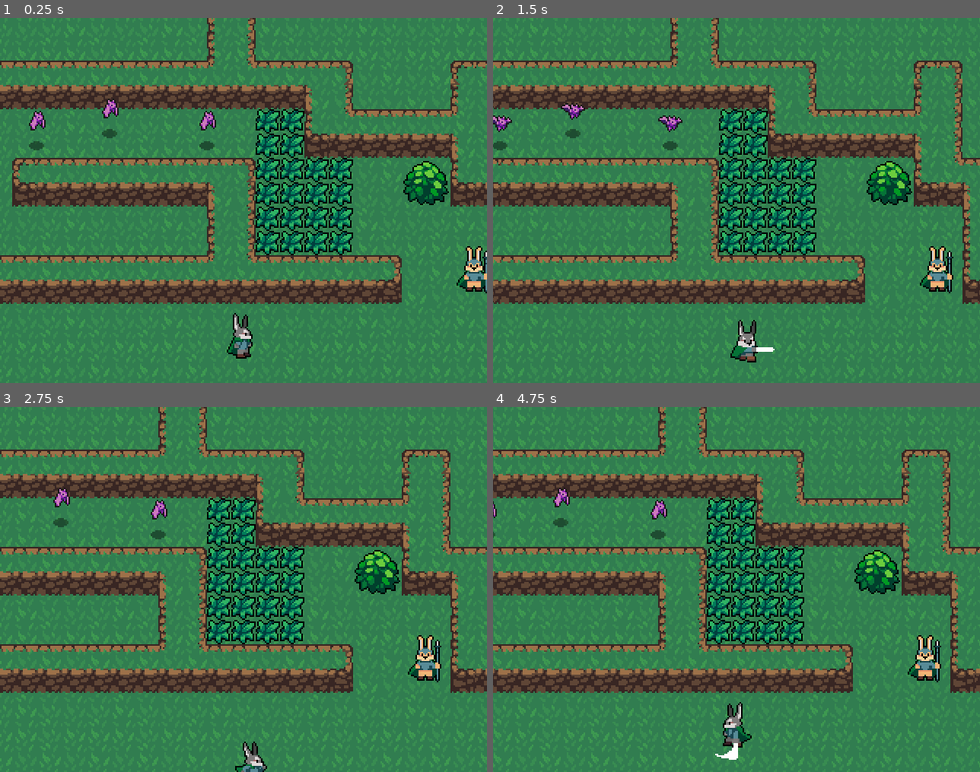
Above: before the commit, frames 1-4 (two rows, left to right).
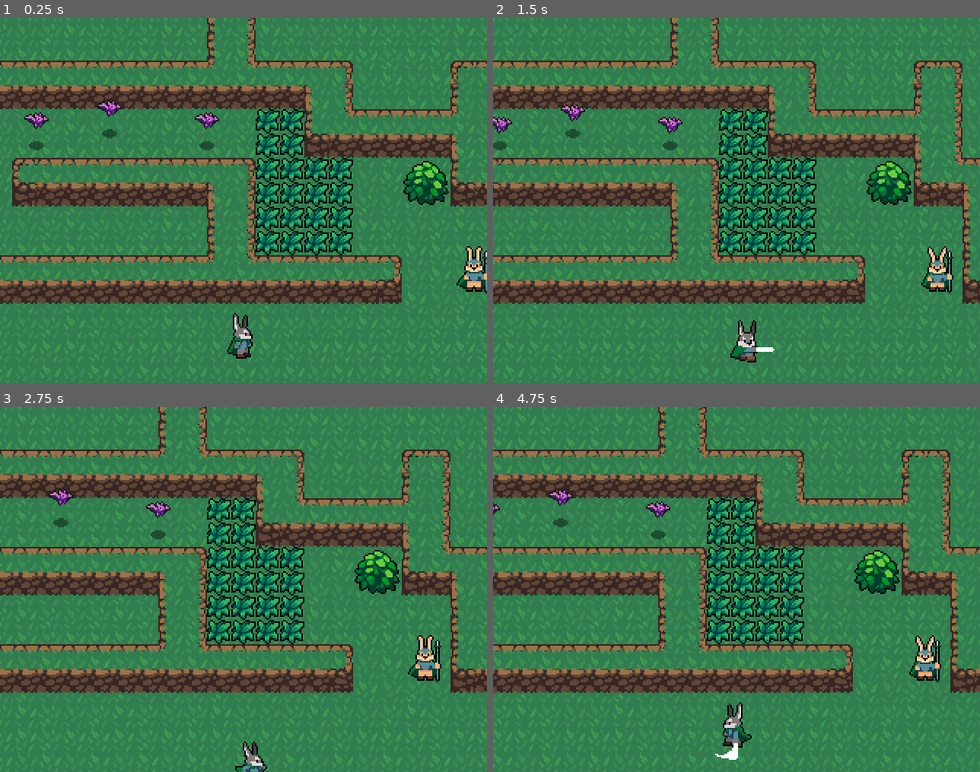
Above: after the commit, the same moments.

Repository: Costo/easter-game
Game: Godot game, scene res://World.tscn
Two runs of this game, one before a commit and one after it. Both use one fixed random seed, a clock stepped at 60 frames per second and the inputs below.
Inputs:
- Up to frame 1 (0.25 s): no input
- Up to frame 2 (1.5 s): hold Right (ui_right) 0.53-1.28 s; tap Space (attack) at 0.6, 1.35 s; hold Down (ui_down) from 1.28 s (still down)
- Up to frame 3 (2.75 s): release Down (ui_down) at 2.03 s; hold Right (ui_right) from 2.03 s (still down); tap Space (attack) at 2.1 s
- Up to frame 4 (4.75 s): release Right (ui_right) at 2.78 s; hold Up (ui_up) 2.78-3.53 s; tap Space (attack) at 2.85, 3.6, 4.35 s; hold Left (ui_left) from 3.53 s (still down)

The runs differ from the first frame. In frame 1, 0.4% of the frame differs, in the area x 5-45%, y 22-31%; in frame 2, 0.6%, in the area x 0-94%, y 23-74%; in frame 3, 0.3%; in frame 4, 0.6%.

Commit message:
Add player hurtbox + death

Diff:
--- a/Enemies/Bat.gd
+++ b/Enemies/Bat.gd
@@ -1,6 +1,10 @@
 extends KinematicBody2D
 
 const EnemyDeathEffect = preload("res://Effects/EnemyDeathEffect.tscn")
+
+export var ACCELERATION = 300
+export var MAX_SPEED = 50
+export(float) var FRICTION = 0.2
 
 enum {
 	IDLE,
@@ -8,9 +12,14 @@
 	CHASE
 }
 
+var knockback = Vector2.ZERO
+var velocity = Vector2.ZERO
+var state = IDLE
+
 onready var stats = $Stats
-var knockback = Vector2.ZERO
-var state = IDLE
+onready var playerDetectionZone = $PlayerDetectionZone
+onready var sprite = $Sprite
+onready var hurtbox = $HurtBox
 
 func _physics_process(delta):
 	knockback = knockback.linear_interpolate(Vector2.ZERO, 0.1)
@@ -18,17 +27,29 @@
 
 	match state:
 		IDLE:
-			pass
+			velocity = velocity.linear_interpolate(Vector2.ZERO, FRICTION)
+			seek_player()
 		WANDER:
 			pass
 		CHASE:
-			pass
+			var player = playerDetectionZone.player
+			if player != null:
+				var direction = (player.global_position - global_position).normalized()
+				velocity = velocity.linear_interpolate(direction * MAX_SPEED, 0.1)
+			else:
+				state = IDLE
+			sprite.flip_h = velocity.x < 0
+	velocity = move_and_slide(velocity)
 
+
+func seek_player():
+	if playerDetectionZone.can_see_player():
+		state = CHASE
 
 func _on_HurtBox_area_entered(area):
 	stats.health -= area.damage
 	knockback = area.knockback_vector * 200
-
+	hurtbox.create_hit_effect()
 
 func _on_Stats_no_health():
 	queue_free()
--- a/Enemies/Bat.tscn
+++ b/Enemies/Bat.tscn
@@ -1,10 +1,12 @@
-[gd_scene load_steps=14 format=2]
+[gd_scene load_steps=18 format=2]
 
 [ext_resource path="res://Enemies/Bat.png" type="Texture" id=1]
 [ext_resource path="res://Shadows/SmallShadow.png" type="Texture" id=2]
 [ext_resource path="res://Enemies/Bat.gd" type="Script" id=3]
 [ext_resource path="res://Hurtboxes + Hitboxes/HurtBox.tscn" type="PackedScene" id=4]
 [ext_resource path="res://Stats.tscn" type="PackedScene" id=5]
+[ext_resource path="res://Enemies/PlayerDetectionZone.tscn" type="PackedScene" id=6]
+[ext_resource path="res://Hurtboxes + Hitboxes/HitBox.tscn" type="PackedScene" id=7]
 
 [sub_resource type="CircleShape2D" id=1]
 radius = 3.86596
@@ -41,6 +43,12 @@
 radius = 7.51066
 height = 3.91386
 
+[sub_resource type="CircleShape2D" id=9]
+radius = 89.7194
+
+[sub_resource type="CircleShape2D" id=10]
+radius = 3.53318
+
 [node name="Bat" type="KinematicBody2D"]
 collision_layer = 16
 collision_mask = 2147483649
@@ -52,7 +60,6 @@
 [node name="Sprite" type="AnimatedSprite" parent="."]
 frames = SubResource( 7 )
 animation = "Fly"
-frame = 4
 playing = true
 offset = Vector2( 0, -12 )
 
@@ -60,14 +67,37 @@
 texture = ExtResource( 2 )
 
 [node name="HurtBox" parent="." instance=ExtResource( 4 )]
+collision_layer = 8
 
 [node name="CollisionShape2D" parent="HurtBox" index="0"]
+visible = false
 position = Vector2( -0.093647, -13.9398 )
 shape = SubResource( 8 )
 
 [node name="Stats" parent="." instance=ExtResource( 5 )]
 max_health = 2
+
+[node name="PlayerDetectionZone" parent="." instance=ExtResource( 6 )]
+
+[node name="CollisionShape2D" parent="PlayerDetectionZone" index="0"]
+visible = false
+modulate = Color( 1, 1, 1, 0.356863 )
+show_behind_parent = true
+light_mask = -2147483647
+shape = SubResource( 9 )
+
+[node name="HitBox" parent="." instance=ExtResource( 7 )]
+collision_mask = 2147483652
+
+[node name="CollisionShape2D" parent="HitBox" index="0"]
+light_mask = -2147483647
+position = Vector2( 0, -14 )
+shape = SubResource( 10 )
 [connection signal="area_entered" from="HurtBox" to="." method="_on_HurtBox_area_entered"]
 [connection signal="no_health" from="Stats" to="." method="_on_Stats_no_health"]
 
 [editable path="HurtBox"]
+
+[editable path="PlayerDetectionZone"]
+
+[editable path="HitBox"]
--- a/Enemies/Guard.tscn
+++ b/Enemies/Guard.tscn
@@ -53,7 +53,7 @@
 
 [node name="AnimatedSprite" type="AnimatedSprite" parent="."]
 frames = SubResource( 5 )
-frame = 3
+frame = 2
 playing = true
 
 [node name="HalteLa" parent="." instance=ExtResource( 2 )]
--- /dev/null
+++ b/Enemies/PlayerDetectionZone.gd
@@ -0,0 +1,13 @@
+extends Area2D
+
+var player = null
+
+func can_see_player():
+	return player != null
+
+func _on_PlayerDetectionZone_body_entered(body):
+	player = body
+
+
+func _on_PlayerDetectionZone_body_exited(body):
+	player = null
--- /dev/null
+++ b/Enemies/PlayerDetectionZone.tscn
@@ -0,0 +1,12 @@
+[gd_scene load_steps=2 format=2]
+
+[ext_resource path="res://Enemies/PlayerDetectionZone.gd" type="Script" id=1]
+
+[node name="PlayerDetectionZone" type="Area2D"]
+collision_layer = 0
+collision_mask = 2
+script = ExtResource( 1 )
+
+[node name="CollisionShape2D" type="CollisionShape2D" parent="."]
+[connection signal="body_entered" from="." to="." method="_on_PlayerDetectionZone_body_entered"]
+[connection signal="body_exited" from="." to="." method="_on_PlayerDetectionZone_body_exited"]
--- a/Hurtboxes + Hitboxes/HurtBox.gd
+++ b/Hurtboxes + Hitboxes/HurtBox.gd
@@ -1,14 +1,39 @@
 extends Area2D
-
-export(bool) var show_hit = true
 
 const HitEffect = preload("res://Effects/HitEffect.tscn")
 
+var invicible = false setget set_invicible
+
+onready var timer = $Timer
+
+signal invicibility_started
+signal invicibility_ended
+
+func set_invicible(value):
+	invicible = value
+	if invicible == true:
+		emit_signal("invicibility_started")
+	else:
+		emit_signal("invicibility_ended")
+
+func start_invicibility(duration):
+	self.invicible = true
+	timer.start(duration)
 
 
-func _on_HurtBox_area_entered(area):
-	if show_hit:
-		var effect = HitEffect.instance()
-		var main = get_tree().current_scene
-		main.add_child(effect)
-		effect.global_position = global_position
+func create_hit_effect():
+	var effect = HitEffect.instance()
+	var main = get_tree().current_scene
+	main.add_child(effect)
+	effect.global_position = global_position
+
+
+func _on_Timer_timeout():
+	self.invicible = false
+
+func _on_HurtBox_invicibility_started():
+	set_deferred("monitorable", false)
+
+
+func _on_HurtBox_invicibility_ended():
+	set_deferred("monitorable", true)
--- a/Hurtboxes + Hitboxes/HurtBox.tscn
+++ b/Hurtboxes + Hitboxes/HurtBox.tscn
@@ -3,9 +3,13 @@
 [ext_resource path="res://Hurtboxes + Hitboxes/HurtBox.gd" type="Script" id=1]
 
 [node name="HurtBox" type="Area2D"]
-collision_layer = 8
+collision_layer = 0
 collision_mask = 0
 script = ExtResource( 1 )
 
 [node name="CollisionShape2D" type="CollisionShape2D" parent="."]
-[connection signal="area_entered" from="." to="." method="_on_HurtBox_area_entered"]
+
+[node name="Timer" type="Timer" parent="."]
+[connection signal="invicibility_ended" from="." to="." method="_on_HurtBox_invicibility_ended"]
+[connection signal="invicibility_started" from="." to="." method="_on_HurtBox_invicibility_started"]
+[connection signal="timeout" from="Timer" to="." method="_on_Timer_timeout"]
--- a/Player/Player.gd
+++ b/Player/Player.gd
@@ -11,22 +11,20 @@
 
 var state = MOVE
 var velocity = Vector2.ZERO
+var stats = PlayerStats
 
 onready var animationPlayer = $AnimationPlayer
 onready var animationTree = $AnimationTree
 onready var animationState = $AnimationTree.get("parameters/playback")
 onready var swordHitbox = $HitBoxPivot/SwordHitbox
+onready var hurtbox = $HurtBox
 
 # Called when the node enters the scene tree for the first time.
 func _ready():
+	stats.connect("no_health", self, "queue_free")
 	swordHitbox.knockback_vector = Vector2.ZERO
 	animationTree.active = true
 
-
-
-# Called every frame. 'delta' is the elapsed time since the previous frame.
-func _process(delta):
-	pass
 
 func _physics_process(delta):
 	match state:
@@ -68,3 +66,9 @@
 
 func attack_animation_finished():
 	state = MOVE
+
+
+func _on_HurtBox_area_entered(area):
+	stats.health -= 1
+	hurtbox.start_invicibility(0.5)
+	hurtbox.create_hit_effect()
--- a/Player/Player.tscn
+++ b/Player/Player.tscn
@@ -1,9 +1,10 @@
-[gd_scene load_steps=40 format=2]
+[gd_scene load_steps=42 format=2]
 
 [ext_resource path="res://Player/Player.gd" type="Script" id=1]
 [ext_resource path="res://Player/PlayerLapin.png" type="Texture" id=2]
 [ext_resource path="res://Hurtboxes + Hitboxes/HitBox.tscn" type="PackedScene" id=3]
 [ext_resource path="res://Player/SwordHitbox.gd" type="Script" id=4]
+[ext_resource path="res://Hurtboxes + Hitboxes/HurtBox.tscn" type="PackedScene" id=5]
 
 [sub_resource type="CapsuleShape2D" id=1]
 radius = 4.11855
@@ -446,6 +447,10 @@
 
 [sub_resource type="CapsuleShape2D" id=35]
 height = 12.0
+
+[sub_resource type="CapsuleShape2D" id=36]
+radius = 5.75
+height = 5.5
 
 [node name="Player" type="KinematicBody2D"]
 position = Vector2( 150, 102 )
@@ -498,4 +503,14 @@
 shape = SubResource( 35 )
 disabled = true
 
+[node name="HurtBox" parent="." instance=ExtResource( 5 )]
+collision_layer = 4
+
+[node name="CollisionShape2D" parent="HurtBox" index="0"]
+position = Vector2( 0, -4 )
+shape = SubResource( 36 )
+[connection signal="area_entered" from="HurtBox" to="." method="_on_HurtBox_area_entered"]
+
 [editable path="HitBoxPivot/SwordHitbox"]
+
+[editable path="HurtBox"]
--- /dev/null
+++ b/Player/PlayerStats.tscn
@@ -0,0 +1,6 @@
+[gd_scene load_steps=2 format=2]
+
+[ext_resource path="res://Stats.tscn" type="PackedScene" id=1]
+
+[node name="PlayerStats" instance=ExtResource( 1 )]
+max_health = 4
--- a/World/Grass.tscn
+++ b/World/Grass.tscn
@@ -16,7 +16,7 @@
 centered = false
 
 [node name="HurtBox" parent="." instance=ExtResource( 3 )]
-show_hit = false
+collision_layer = 8
 
 [node name="CollisionShape2D" parent="HurtBox" index="0"]
 position = Vector2( 8, 8 )
--- a/project.godot
+++ b/project.godot
@@ -18,6 +18,10 @@
 config/name="easter-game"
 run/main_scene="res://World.tscn"
 config/icon="res://icon.png"
+
+[autoload]
+
+PlayerStats="*res://Player/PlayerStats.tscn"
 
 [display]
 
